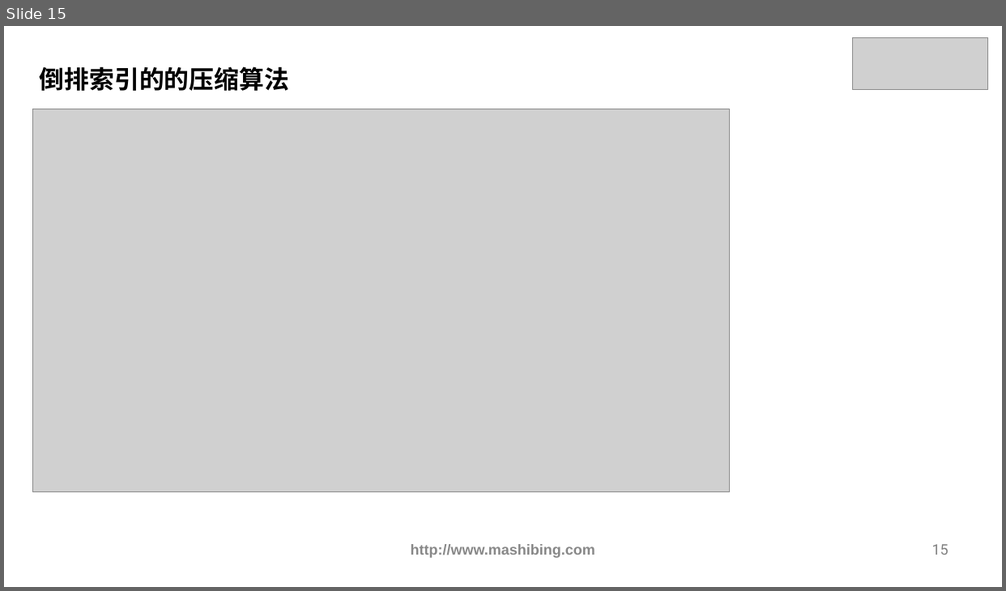
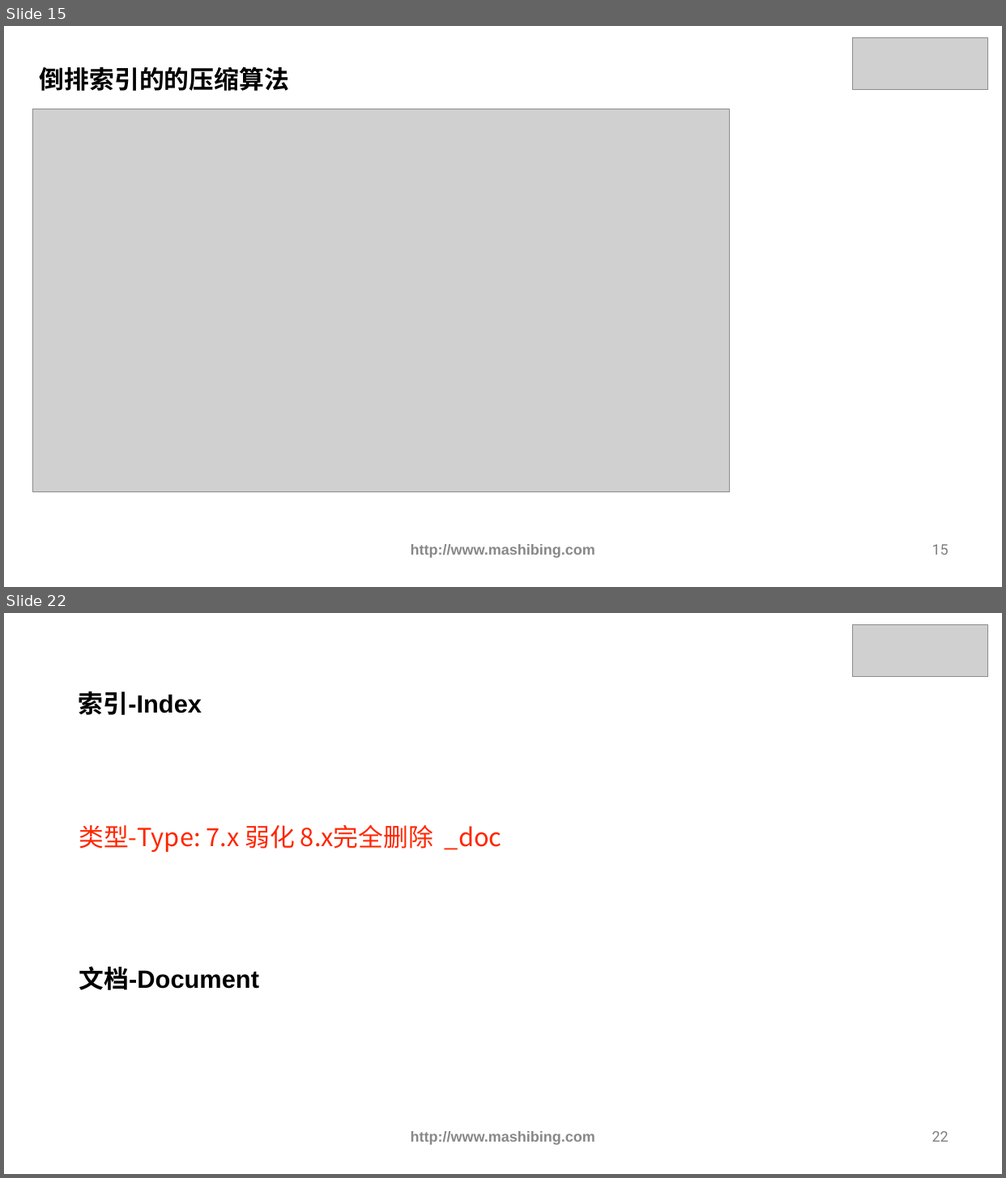
Before and after one commit to ybbstudy/Elastic-Stack, a slide deck: 1 核心知识篇/03-核心概念/课件/核心概念.pptx. Shown one above the other, each under a label of ours: slide 15 before the commit, slides 15 and 22 after it; the slides between them are not shown. The pictures are 1006x591 and 1006x1178 pixels, drawn with LibreOffice and Linux fonts; fonts in the diff are those of the drawing; grey boxes stand for pictures. Boxes give left, top, right and bottom in pixels: in the first picture for what was removed or moved away, otherwise in the second. Text is boxed around its words. In the diff, an @@ line names an element or a change of style, - is before the commit and + after.

```diff
--- a/1 核心知识篇/03-核心概念/课件/核心概念.pptx
+++ b/1 核心知识篇/03-核心概念/课件/核心概念.pptx
@@ slide 22 added at (4, 613, 1002, 1174), background #FFFFFF @@
@@ picture added at (852, 624, 987, 677) @@
@@ text added at (79, 691, 202, 715), 24 pt, text #000000, bold @@
+索引-Index
@@ text added at (79, 825, 502, 852), 24 pt, text #FF2600 @@
+类型-Type: 7.x 弱化 8.x完全删除 _doc
@@ text added at (79, 966, 259, 990), 24 pt, text #000000, bold @@
+文档-Document
@@ text added at (411, 1131, 595, 1145), 14 pt, text #888888, bold @@
+http://www.mashibing.com
@@ page number added at (932, 1131, 948, 1142), 14 pt, text #7F7F7F @@
+22
```
Also in this commit, not shown: 4 slides changed, 6 other slides added.
